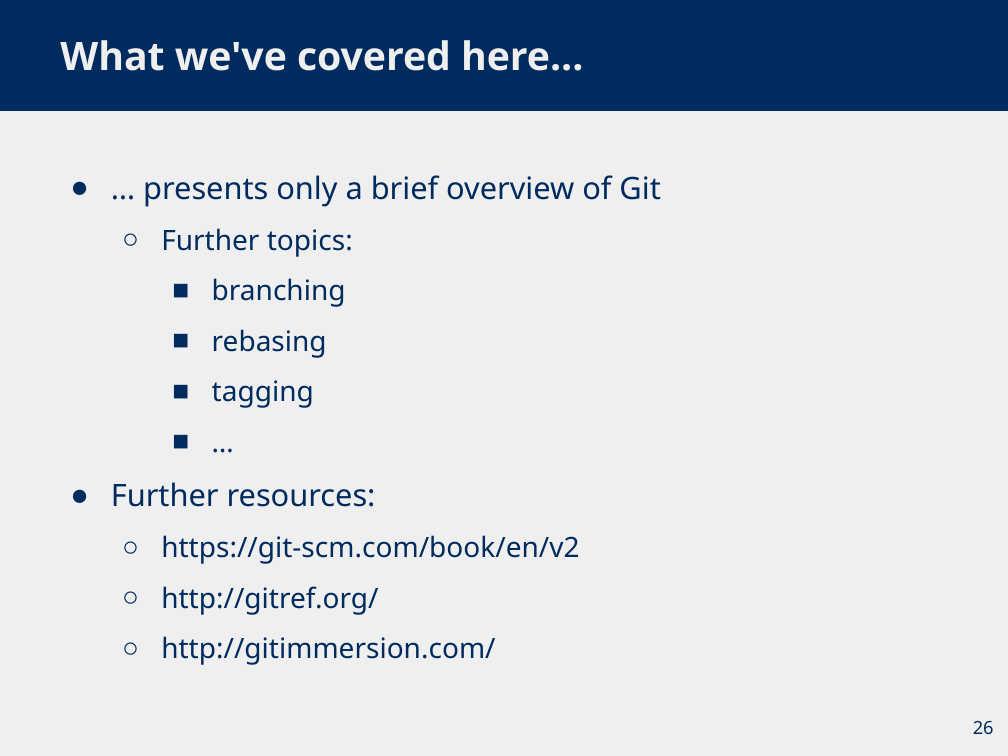
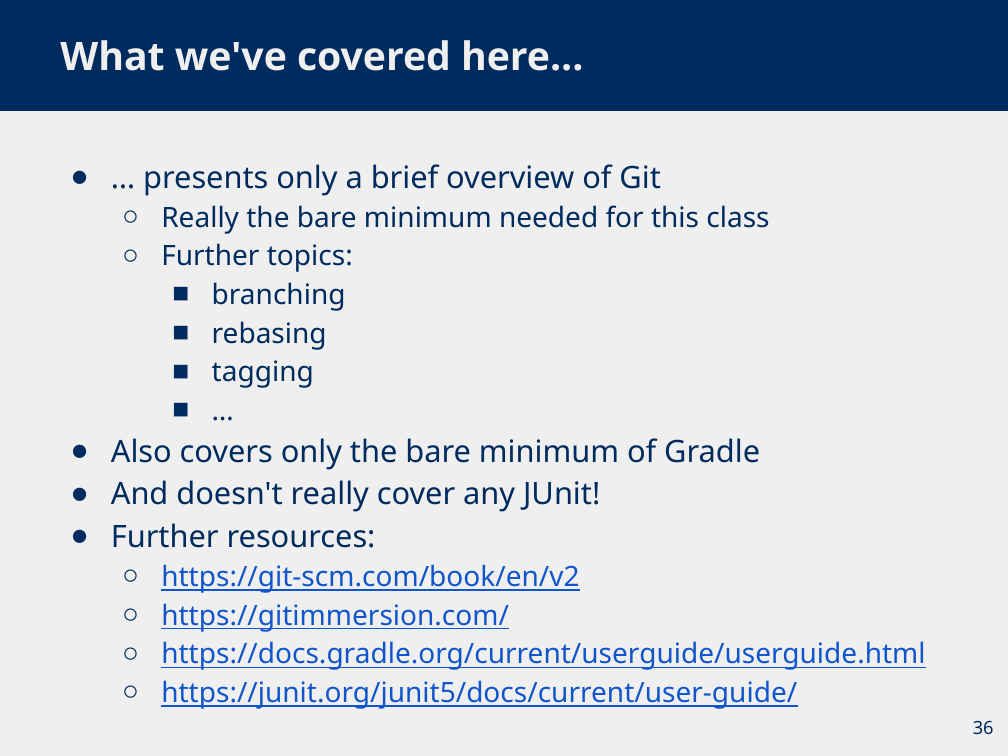
Before and after one commit to glu99331/glu99331.github.io, a slide deck: slide 36 of files/CS1501/recitation_1/git_crash_course.pptx (slide 26 before the commit). Drawn at 1008x756 pixels with LibreOffice and Linux fonts; fonts in the diff are those of the drawing. Boxes give left, top, right and bottom in pixels: in the first picture for what was removed or moved away, otherwise in the second. Text is boxed around its words. In the diff, an @@ line names an element or a change of style, - is before the commit and + after.

```diff
--- a/files/CS1501/recitation_1/git_crash_course.pptx
+++ b/files/CS1501/recitation_1/git_crash_course.pptx
@@ text at box(111, 164, 660, 593): text colour #002B5E to #1155CC, underline on in "https://git-scm.com/book/en/v2"; line spacing 1.5 to 1.15 @@
@@ text at box(161, 205, 769, 234): paragraph added @@
+  ○ Really the bare minimum needed for this class
@@ text at box(111, 438, 760, 512): paragraphs added @@
+● Also covers only the bare minimum of Gradle
+● And doesn't really cover any JUnit!
@@ text at box(161, 603, 925, 709): text changed; text colour #002B5E to #1155CC @@
-  ○ http://gitref.org/
-  ○ http://gitimmersion.com/
+  ○ https://gitimmersion.com/
+  ○ https://docs.gradle.org/current/userguide/userguide.html
+  ○ https://junit.org/junit5/docs/current/user-guide/
@@ page number at box(973, 721, 994, 734): text changed @@
-26
+36
```
Also in this commit, not shown: 3 other slides changed, 9 slides added, 2 other files.
